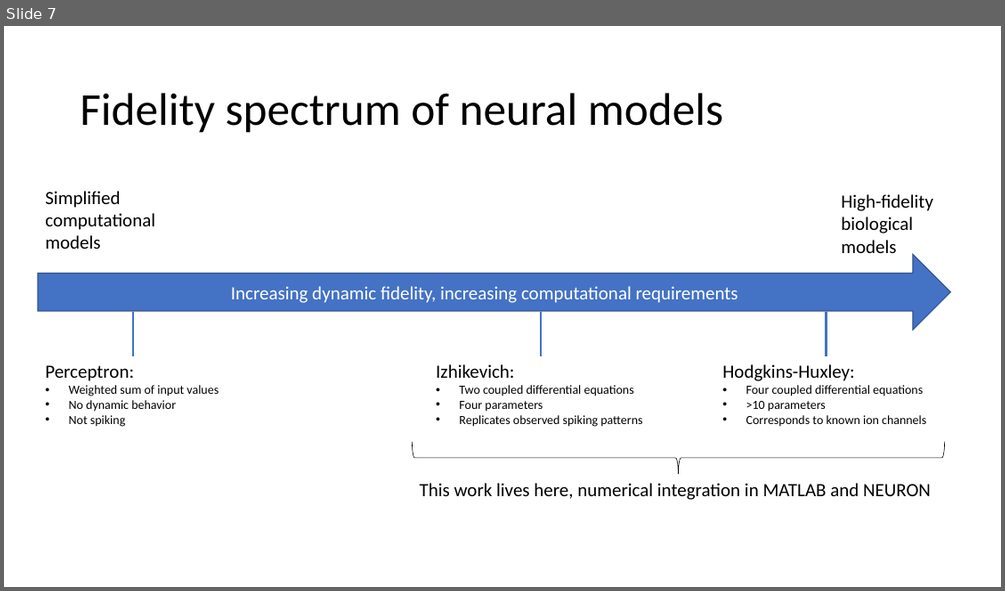
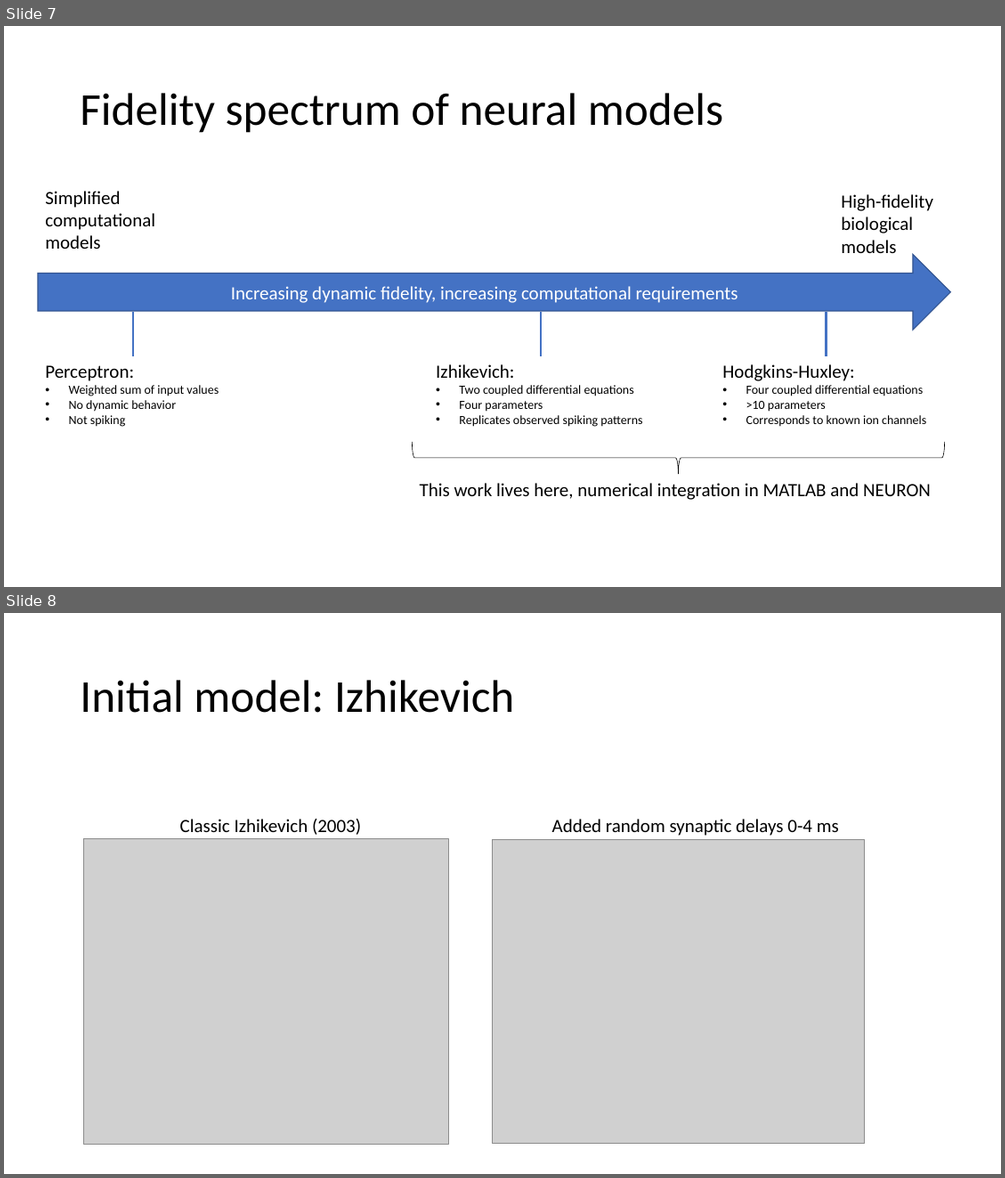
Before and after one commit to vbaker145/neuron, a slide deck: thesis/Thesis Plan.pptx. Shown one above the other, each under a label of ours: slide 7 before the commit, slides 7 and 8 after it. The pictures are 1005x591 and 1005x1178 pixels, drawn with LibreOffice and Linux fonts; fonts in the diff are those of the drawing; grey boxes stand for pictures. Boxes give left, top, right and bottom in pixels: in the first picture for what was removed or moved away, otherwise in the second. Text is boxed around its words. In the diff, an @@ line names an element or a change of style, - is before the commit and + after.

Commit message:
Delays working in Izhikevich model

```diff
--- a/thesis/Thesis Plan.pptx
+++ b/thesis/Thesis Plan.pptx
@@ slide 8 added at (x1=4, y1=613, x2=1001, y2=1174), background #FFFFFF @@
@@ title added at (x1=80, y1=680, x2=514, y2=713), 44 pt, text #000000 @@
+Initial model: Izhikevich
@@ text added at (x1=180, y1=819, x2=361, y2=835), 18 pt, text #000000 @@
+Classic Izhikevich (2003)
@@ text added at (x1=552, y1=819, x2=839, y2=835), 18 pt, text #000000 @@
+Added random synaptic delays 0-4 ms
@@ picture added at (x1=84, y1=839, x2=449, y2=1144) @@
@@ picture added at (x1=493, y1=840, x2=865, y2=1144) @@
```
Also in this commit, not shown: 6 other files.
